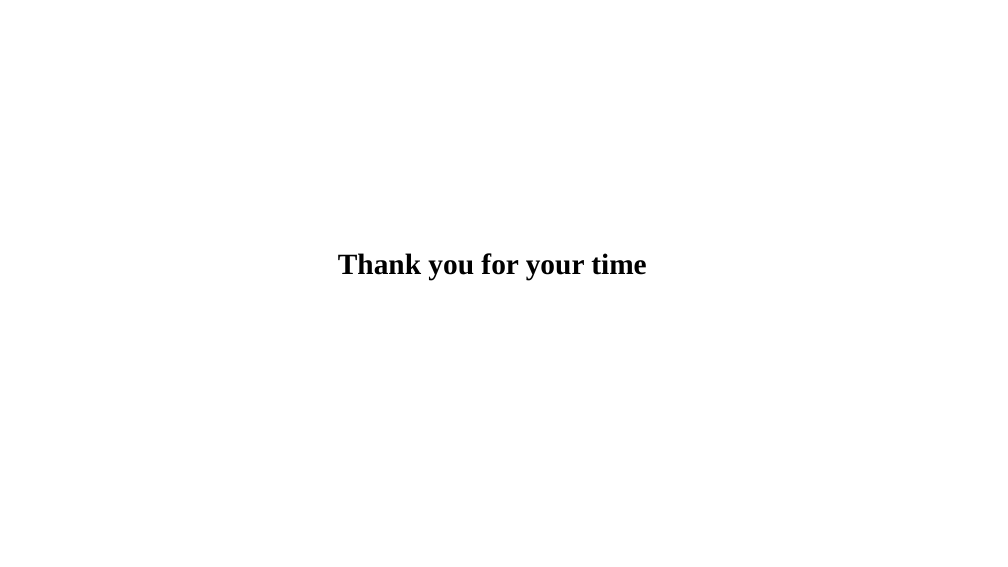
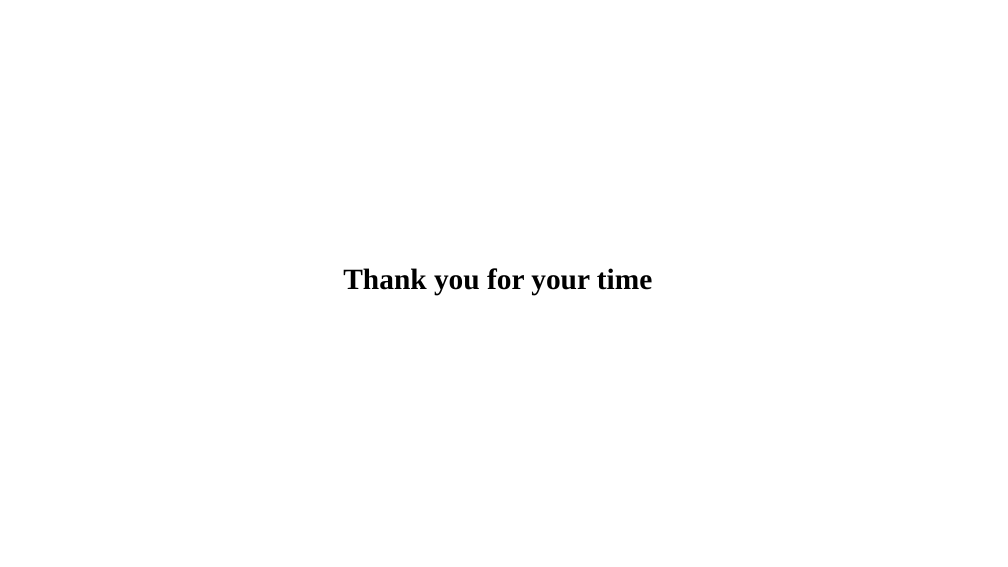
Before and after one commit to chris-nthu/nodejs-pwa, a slide deck: slide 18 of File/AMAT 履歷/Interview.pptx (slide 8 before the commit). Drawn at 1008x567 pixels with LibreOffice and Linux fonts; fonts in the diff are those of the drawing. Boxes give left, top, right and bottom in pixels: in the first picture for what was removed or moved away, otherwise in the second. Text is boxed around its words. In the diff, an @@ line names an element or a change of style, - is before the commit and + after.

```diff
--- a/File/AMAT 履歷/Interview.pptx
+++ b/File/AMAT 履歷/Interview.pptx
@@ text "Thank you for your time": place and size @@
-text "Thank you for your time" at (338, 253, 646, 281)
+text "Thank you for your time" at (343, 268, 652, 295)
```
Also in this commit, not shown: 4 other slides changed, 10 slides added.
